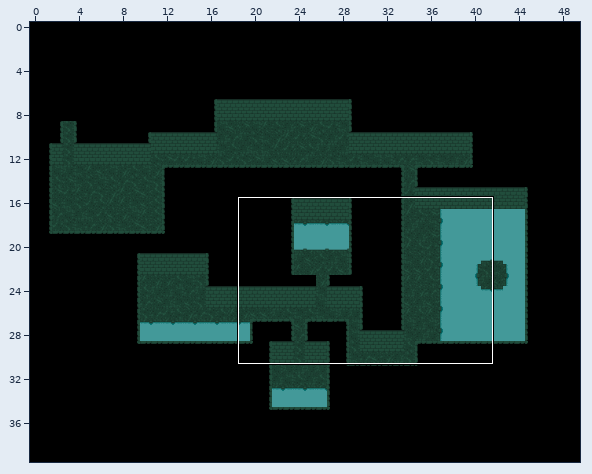
Level history. Tiled map: core/assets/Sewer.tmx. Above, an overview of the earlier version with the close-up marked.
Close-up. The starting point:
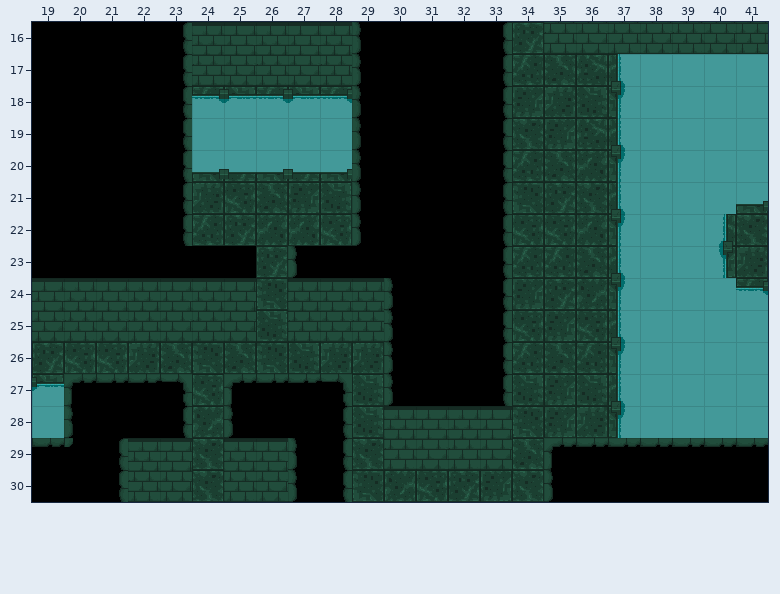
Cells are 32x32 px. Shown: x 19..41, y 16..30.
New version:
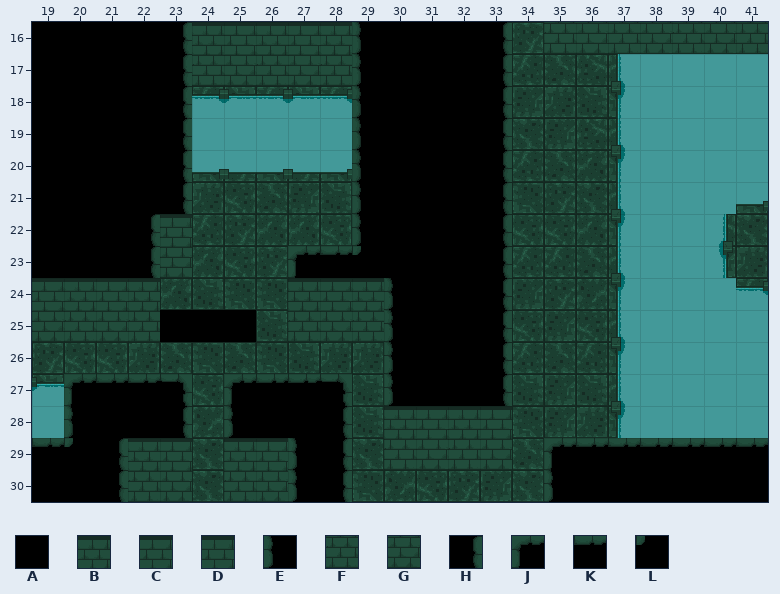
Key: from "Sewer": A 0, B 42, C 43, D 45, E 46, F 62, G 63, H 66, J 67, K 86, L 87.
_ is an empty cell, # one hidden under a higher layer.
The exact change:
{"where": "layer \"mainLayer\""}
{"y":22,"x":22,"old":"AH","new":"HD"}
{"y":23,"x":23,"old":"#","new":"G"}
{"y":23,"x":27,"old":"EAA","new":"JKL"}
{"where": "layer \"overwalls\" (now hidden)"}
{"y":23,"x":22,"old":"AAAA","new":"____"}
{"y":24,"x":23,"old":"CBC","new":"___"}
{"y":25,"x":23,"old":"GFG","new":"___"}
{"label":"changed","picture_box":[151,214,256,342]}
{"label":"changed","picture_box":[290,246,361,278]}
